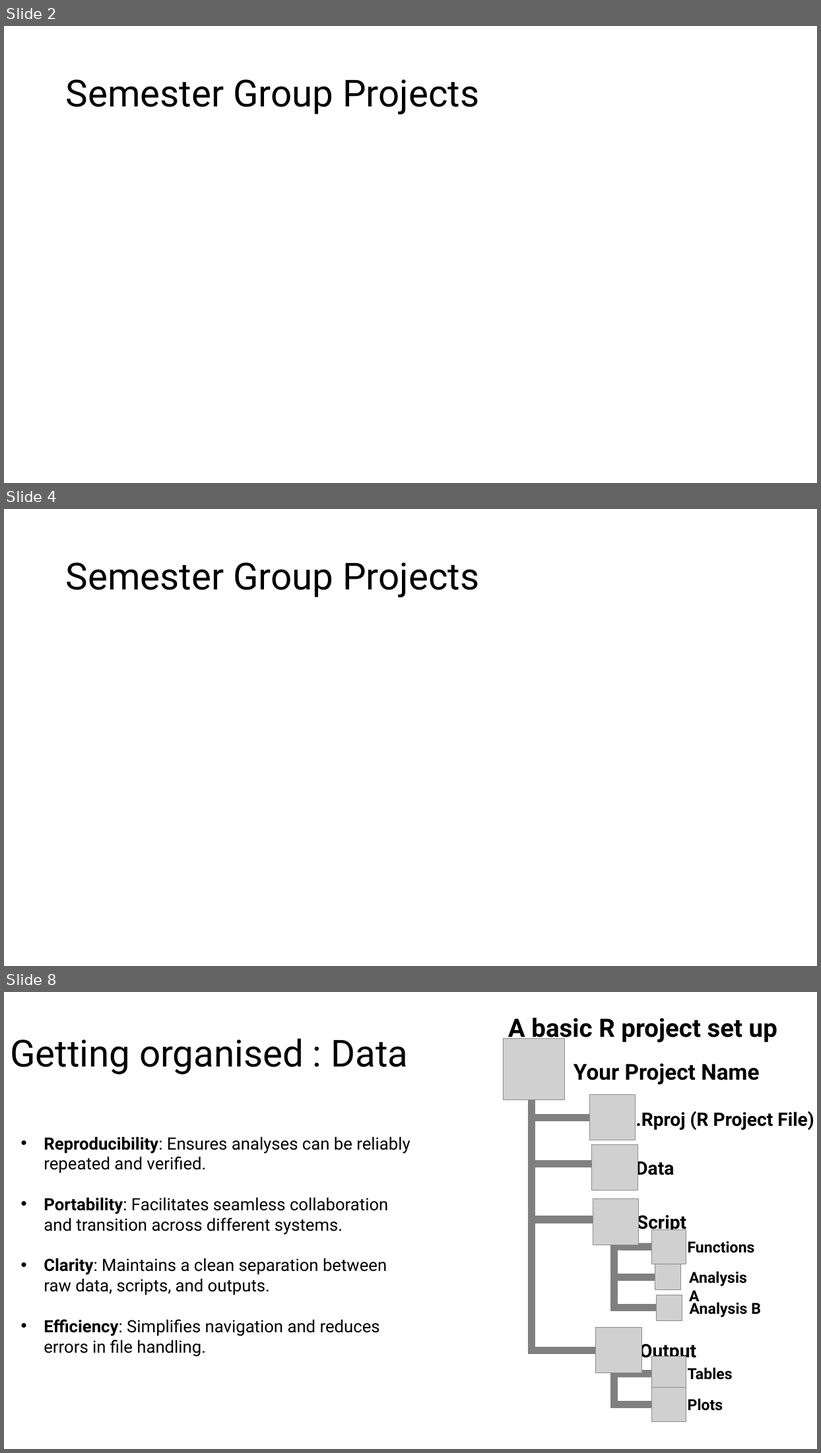
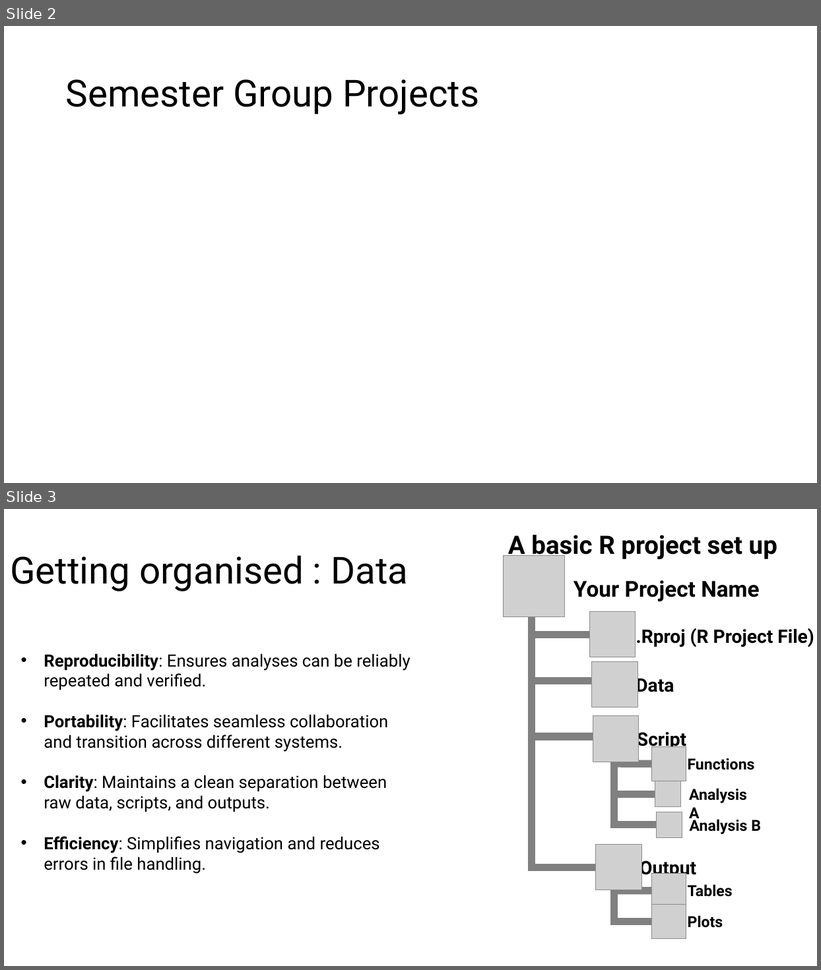
Before and after one commit to kris-wild/BIOL90041, a slide deck: Week_2/Workshop/Workshop_1.pptx. Shown one above the other, each under a label of ours: slides 2, 4 and 8 before the commit, slides 2 and 3 after it; the slides between them are not shown. The pictures are 821x1453 and 821x970 pixels, drawn with LibreOffice and Linux fonts; fonts in the diff are those of the drawing; grey boxes stand for pictures. Boxes give left, top, right and bottom in pixels: in the first picture for what was removed or moved away, otherwise in the second. Text is boxed around its words. In the diff, an @@ line names an element or a change of style, - is before the commit and + after.

```diff
--- a/Week_2/Workshop/Workshop_1.pptx
+++ b/Week_2/Workshop/Workshop_1.pptx
@@ slide 4 removed at box(4, 509, 817, 966), background #FFFFFF @@
@@ title removed at box(66, 562, 479, 597) @@
-Semester Group Projects
@@ what was slide 8 is now slide 3 @@
```
Also in this commit, not shown: 1 slide changed, 4 other slides removed.
